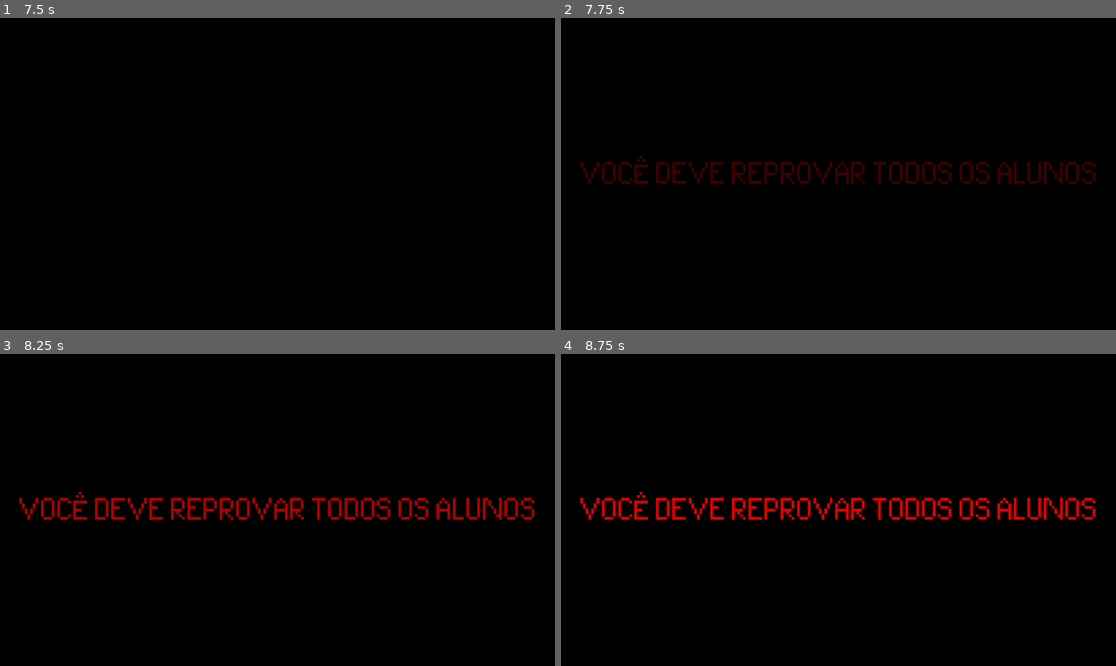
Above: before the commit, frames 1-4 (two rows, left to right).
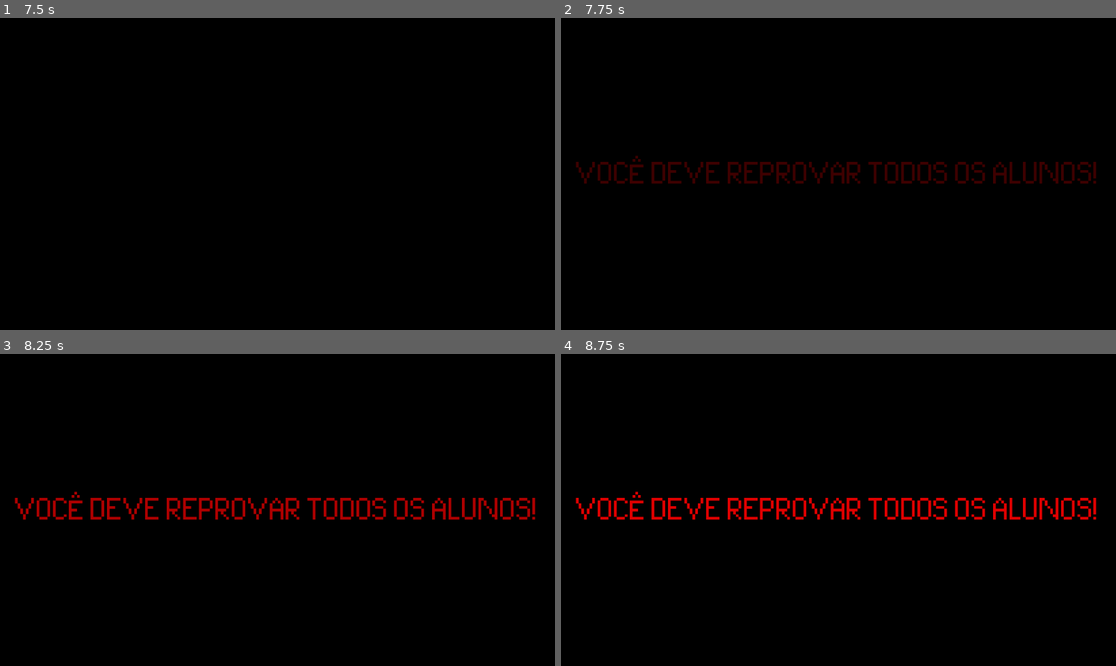
Above: after the commit, the same moments.

Repository: rddtz/training-gj
Game: Godot game, scene res://Scenes/opening.tscn
The game is run twice, just before and just after one commit, with the same random seed, the same clock (stepped at 60 frames per second) and the same inputs. This scene is started directly instead of the project's main scene.
Inputs (mouse positions are in pixels of both pictures, inside the frame that each line leads up to):
- Up to frame 1 (7.5 s): tap Enter (ui_accept) at 0.5, 2.75, 4.25, 5, 7.25 s; move the mouse to (399, 158) at 0.52 s; press the mouse at (399, 158) at 0.53 s; hold D (moveRight) 0.53-2.03 s; tap Space (jump) at 0.77, 1.52, 3.02, 3.77, 4.52, 6.02, 6.77 s; move the mouse to (166, 189) at 1.27 s; release the mouse at (166, 189) at 1.28 s; tap U at 1.35, 5.85 s; move the mouse to (333, 105) at 2.02 s; hold A (moveLeft) 2.03-2.78 s; hold J 2.03-2.78 s; move the mouse to (249, 236) at 2.77 s; hold D (moveRight) 2.78-4.28 s; click (249, 236) at 2.85 s; move the mouse to (444, 220) at 3.52 s; hold U 3.53-4.28 s; move the mouse to (111, 127) at 4.27 s; hold A (moveLeft) 4.28-5.03 s; tap J at 4.35 s; move the mouse to (305, 174) at 5.02 s; press the mouse at (305, 174) at 5.03 s; hold D (moveRight) 5.03-5.78 s; move the mouse to (194, 96) at 5.77 s; release the mouse at (194, 96) at 5.78 s; hold A (moveLeft) 5.78-7.28 s; move the mouse to (399, 158) at 6.52 s; hold J 6.53-7.28 s; move the mouse to (166, 189) at 7.27 s; hold D (moveRight) from 7.28 s (still down); click (166, 189) at 7.35 s
- Up to frame 2 (7.75 s): keep holding D (moveRight); tap Space (jump) at 7.52 s
- Up to frame 3 (8.25 s): keep holding D (moveRight); move the mouse to (333, 441) at 8.02 s; hold U from 8.03 s (still down)
- Up to frame 4 (8.75 s): keep holding D (moveRight); keep holding U

Frame 1 is identical in both runs. In frame 2, 3.0% of the frame differs, in the area x 2-97%, y 44-54%; in frame 3, 3.6%; in frame 4, 3.7%.

Commit message:
abertura

Diff:
--- a/Scenes/opening.tscn
+++ b/Scenes/opening.tscn
@@ -1,6 +1,7 @@
-[gd_scene load_steps=8 format=3 uid="uid://dnn5m8105lcl1"]
+[gd_scene load_steps=9 format=3 uid="uid://dnn5m8105lcl1"]
 
 [ext_resource type="FontFile" uid="uid://b614qjuw34djh" path="res://Assets/fonts/Pixel-UniCode.ttf" id="1_d68ws"]
+[ext_resource type="Script" path="res://Scripts/opening.gd" id="1_u2c8x"]
 
 [sub_resource type="LabelSettings" id="LabelSettings_3n7ts"]
 font = ExtResource("1_d68ws")
@@ -59,26 +60,28 @@
 tracks/3/type = "value"
 tracks/3/imported = false
 tracks/3/enabled = true
-tracks/3/path = NodePath("CanvasLayer/ColorRect2:color")
+tracks/3/path = NodePath("CanvasLayer/ColorRect:color")
 tracks/3/interp = 1
 tracks/3/loop_wrap = true
 tracks/3/keys = {
-"times": PackedFloat32Array(9.5, 10.5, 10.6667, 11.5),
-"transitions": PackedFloat32Array(1, 1, 1, 1),
-"update": 0,
-"values": [Color(1, 1, 1, 0), Color(1, 1, 1, 1), Color(1, 1, 1, 1), Color(1, 1, 1, 0)]
-}
-tracks/4/type = "value"
-tracks/4/imported = false
-tracks/4/enabled = true
-tracks/4/path = NodePath("CanvasLayer/ColorRect:color")
-tracks/4/interp = 1
-tracks/4/loop_wrap = true
-tracks/4/keys = {
 "times": PackedFloat32Array(10.5, 10.6333),
 "transitions": PackedFloat32Array(1, 1),
 "update": 0,
 "values": [Color(0, 0, 0, 1), Color(0, 0, 0, 0)]
+}
+tracks/4/type = "method"
+tracks/4/imported = false
+tracks/4/enabled = true
+tracks/4/path = NodePath(".")
+tracks/4/interp = 1
+tracks/4/loop_wrap = true
+tracks/4/keys = {
+"times": PackedFloat32Array(9.5),
+"transitions": PackedFloat32Array(1),
+"values": [{
+"args": [],
+"method": &"call_tran"
+}]
 }
 
 [sub_resource type="Animation" id="Animation_nvx2g"]
@@ -122,22 +125,10 @@
 tracks/3/type = "value"
 tracks/3/imported = false
 tracks/3/enabled = true
-tracks/3/path = NodePath("CanvasLayer/ColorRect2:color")
+tracks/3/path = NodePath("CanvasLayer/ColorRect:color")
 tracks/3/interp = 1
 tracks/3/loop_wrap = true
 tracks/3/keys = {
-"times": PackedFloat32Array(0),
-"transitions": PackedFloat32Array(1),
-"update": 0,
-"values": [Color(1, 1, 1, 0)]
-}
-tracks/4/type = "value"
-tracks/4/imported = false
-tracks/4/enabled = true
-tracks/4/path = NodePath("CanvasLayer/ColorRect:color")
-tracks/4/interp = 1
-tracks/4/loop_wrap = true
-tracks/4/keys = {
 "times": PackedFloat32Array(0),
 "transitions": PackedFloat32Array(1),
 "update": 0,
@@ -151,6 +142,7 @@
 }
 
 [node name="Opening" type="Node2D"]
+script = ExtResource("1_u2c8x")
 
 [node name="CanvasLayer" type="CanvasLayer" parent="."]
 
@@ -180,11 +172,11 @@
 label_settings = SubResource("LabelSettings_7pdjj")
 
 [node name="Reprove" type="Label" parent="CanvasLayer"]
-offset_left = 40.0
+offset_left = 31.0
 offset_top = 270.0
-offset_right = 1114.0
+offset_right = 1117.0
 offset_bottom = 373.0
-text = "VOCÊ DEVE REPROVAR TODOS OS ALUNOS"
+text = "VOCÊ DEVE REPROVAR TODOS OS ALUNOS!"
 label_settings = SubResource("LabelSettings_lxkjw")
 horizontal_alignment = 1
 
@@ -194,7 +186,7 @@
 anchor_bottom = 1.0
 grow_horizontal = 2
 grow_vertical = 2
-color = Color(1, 1, 1, 0)
+color = Color(1, 1, 1, 4.95464e-07)
 
 [node name="AnimationTree" type="AnimationPlayer" parent="."]
 libraries = {
--- /dev/null
+++ b/Scenes/white_transition.tscn
@@ -0,0 +1,73 @@
+[gd_scene load_steps=5 format=3 uid="uid://brpqvjr5uxs4d"]
+
+[ext_resource type="Script" path="res://Scripts/hex_transition.gd" id="1_pylo4"]
+
+[sub_resource type="Animation" id="Animation_ea8dv"]
+length = 0.001
+tracks/0/type = "value"
+tracks/0/imported = false
+tracks/0/enabled = true
+tracks/0/path = NodePath("CanvasLayer/ColorRect:color")
+tracks/0/interp = 1
+tracks/0/loop_wrap = true
+tracks/0/keys = {
+"times": PackedFloat32Array(0),
+"transitions": PackedFloat32Array(1),
+"update": 0,
+"values": [Color(1, 1, 1, 0)]
+}
+
+[sub_resource type="Animation" id="Animation_snep8"]
+resource_name = "transition"
+length = 2.5
+tracks/0/type = "value"
+tracks/0/imported = false
+tracks/0/enabled = true
+tracks/0/path = NodePath("CanvasLayer/ColorRect:color")
+tracks/0/interp = 1
+tracks/0/loop_wrap = true
+tracks/0/keys = {
+"times": PackedFloat32Array(0, 1, 1.5, 2.5),
+"transitions": PackedFloat32Array(1, 1, 1, 1),
+"update": 0,
+"values": [Color(1, 1, 1, 0), Color(1, 1, 1, 1), Color(1, 1, 1, 1), Color(1, 1, 1, 0)]
+}
+tracks/1/type = "method"
+tracks/1/imported = false
+tracks/1/enabled = true
+tracks/1/path = NodePath(".")
+tracks/1/interp = 1
+tracks/1/loop_wrap = true
+tracks/1/keys = {
+"times": PackedFloat32Array(1),
+"transitions": PackedFloat32Array(1),
+"values": [{
+"args": [],
+"method": &"change_scene"
+}]
+}
+
+[sub_resource type="AnimationLibrary" id="AnimationLibrary_jvr00"]
+_data = {
+"RESET": SubResource("Animation_ea8dv"),
+"transition": SubResource("Animation_snep8")
+}
+
+[node name="white_transition" type="Node2D"]
+script = ExtResource("1_pylo4")
+
+[node name="CanvasLayer" type="CanvasLayer" parent="."]
+layer = 2
+
+[node name="ColorRect" type="ColorRect" parent="CanvasLayer"]
+anchors_preset = 15
+anchor_right = 1.0
+anchor_bottom = 1.0
+grow_horizontal = 2
+grow_vertical = 2
+color = Color(1, 1, 1, 0)
+
+[node name="AnimationPlayer" type="AnimationPlayer" parent="."]
+libraries = {
+"": SubResource("AnimationLibrary_jvr00")
+}
--- a/Scripts/global.gd
+++ b/Scripts/global.gd
@@ -52,3 +52,6 @@
 
 func transition_diamond(next_scene : String, reset : bool):
 	DiamondTransition.fade_in(next_scene, reset)
+
+func transition_white(next_scene : String, reset : bool):
+	WhiteTransition.fade_in(next_scene, reset)
--- /dev/null
+++ b/Scripts/opening.gd
@@ -0,0 +1,14 @@
+extends Node2D
+
+
+# Called when the node enters the scene tree for the first time.
+func _ready() -> void:
+	pass # Replace with function body.
+
+
+# Called every frame. 'delta' is the elapsed time since the previous frame.
+func _process(delta: float) -> void:
+	pass
+
+func call_tran():
+	Global.transition_white("res://Scenes/main.tscn", 0)
--- a/project.godot
+++ b/project.godot
@@ -20,6 +20,7 @@
 Global="*res://Scripts/global.gd"
 HexTransition="*res://Scenes/hex_transition.tscn"
 DiamondTransition="*res://Scenes/diamond_transition.tscn"
+WhiteTransition="*res://Scenes/white_transition.tscn"
 
 [input]
 
